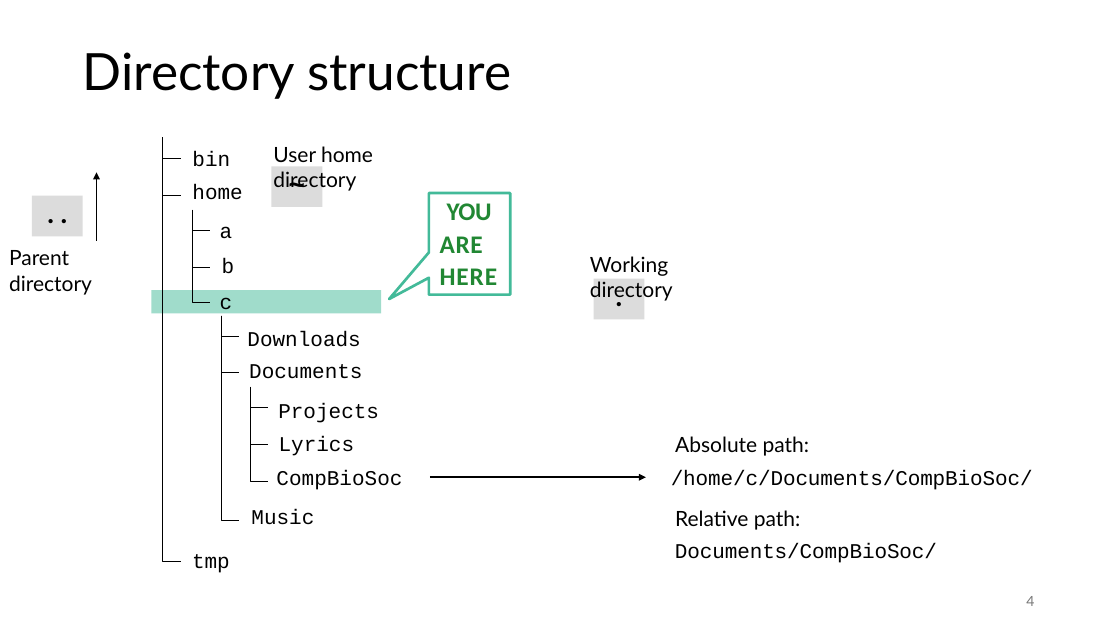
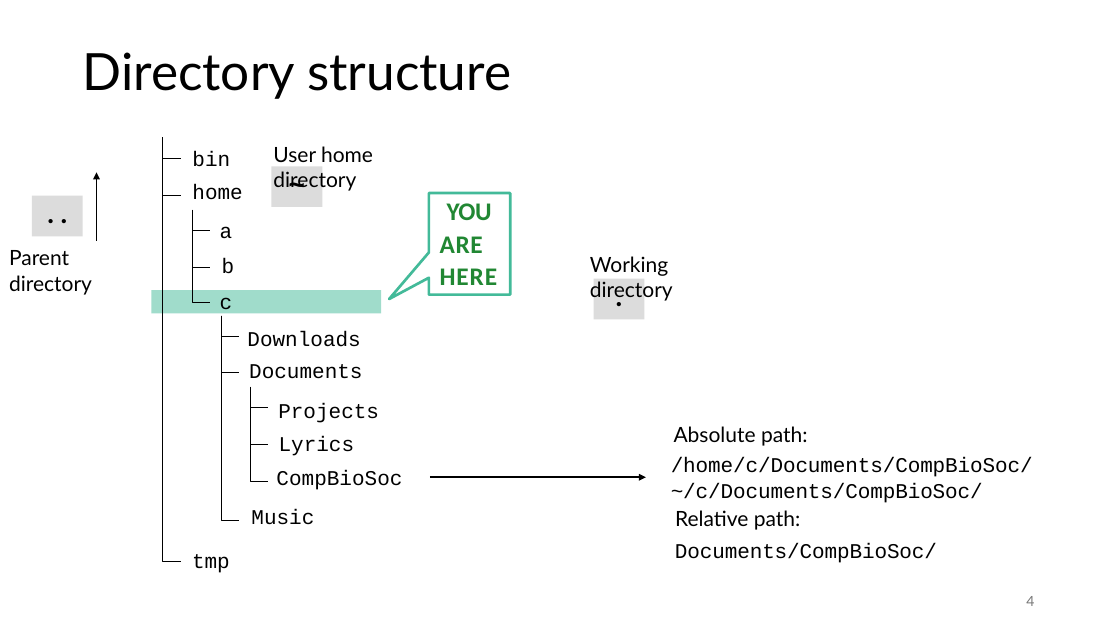
Before and after one commit to chickaroo/Bash_Workshop, a slide deck: slide 4 of Bash_Workshop_Slides.pptx. Drawn at 1120x630 pixels with LibreOffice and Linux fonts; fonts in the diff are those of the drawing; background and template pictures are left out. Boxes give left, top, right and bottom in pixels: in the first picture for what was removed or moved away, otherwise in the second. Text is boxed around its words. In the diff, an @@ line names an element or a change of style, - is before the commit and + after.

```diff
--- a/Bash_Workshop_Slides.pptx
+++ b/Bash_Workshop_Slides.pptx
@@ text "Absolute path:": place and size @@
-text "Absolute path:" at <box>675,436,810,456</box>
+text "Absolute path:" at <box>674,426,808,446</box>
@@ text "/home/c/Documents/CompBioSoc/": place and size @@
-text "/home/c/Documents/CompBioSoc/" at <box>671,470,1033,490</box>
+text "/home/c/Documents/CompBioSoc/" at <box>671,457,1033,503</box>
@@ text at <box>671,483,983,503</box>: paragraph added @@
+~/c/Documents/CompBioSoc/
```
Also in this commit, not shown: 5 other slides changed, 2 slides added, 2 slides removed, 1 other file.
